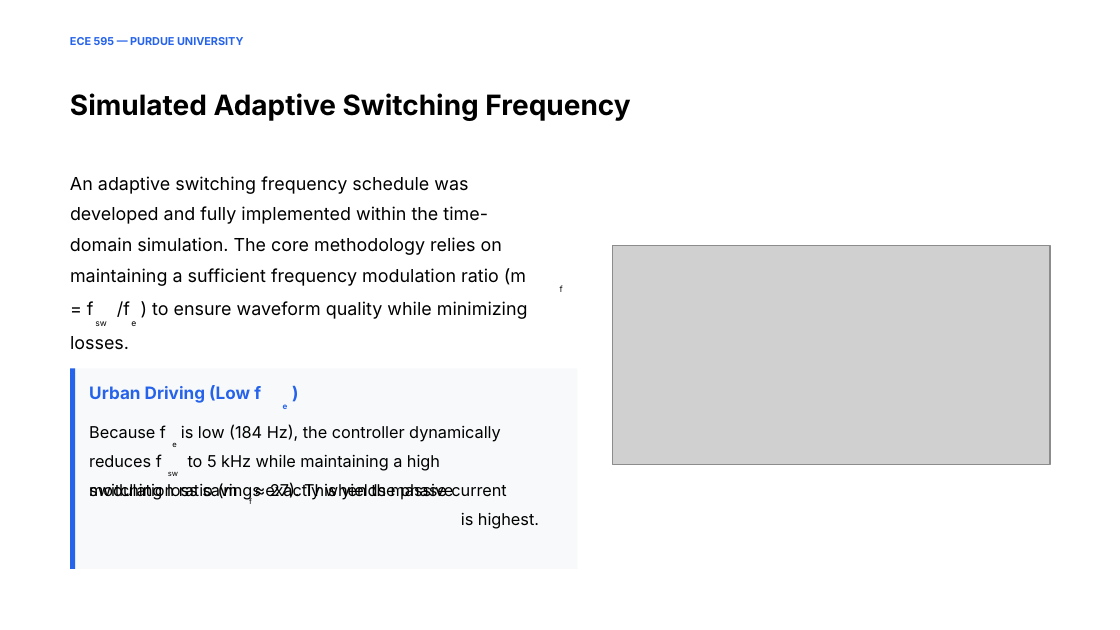
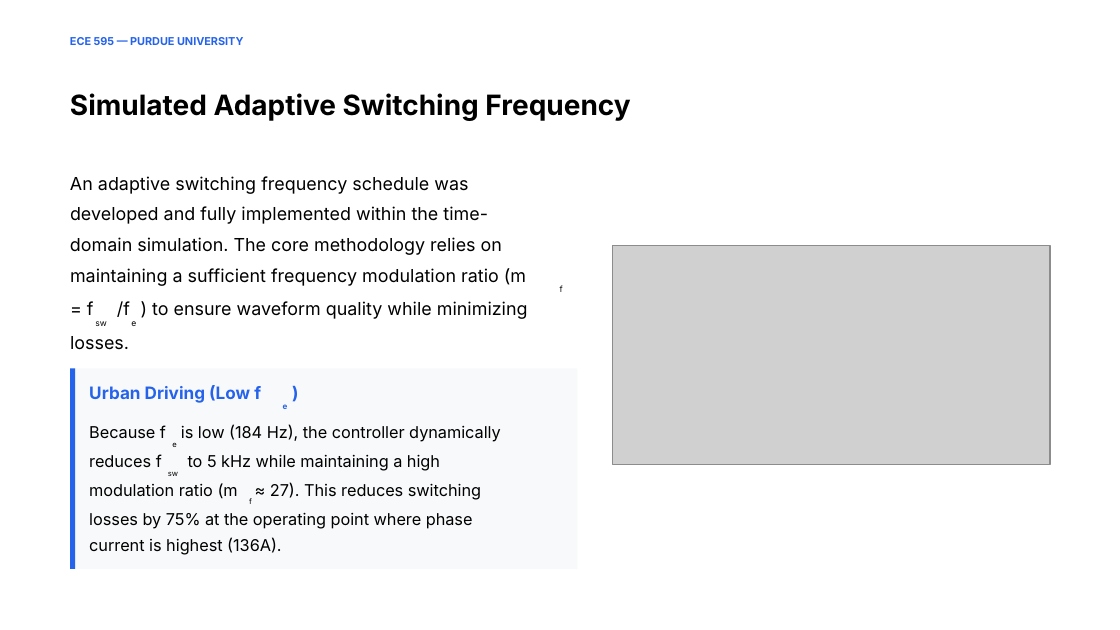
Before and after one commit to HayagreevSMeta/Inverter-Design, a slide deck: slide 10 of FC_Inverter_Presentation.pptx. Drawn at 1120x630 pixels with LibreOffice and Linux fonts; fonts in the diff are those of the drawing; grey boxes stand for pictures; background and template pictures are left out. Boxes give left, top, right and bottom in pixels: in the first picture for what was removed or moved away, otherwise in the second. Text is boxed around its words. In the diff, an @@ line names an element or a change of style, - is before the commit and + after.

```diff
--- a/FC_Inverter_Presentation.pptx
+++ b/FC_Inverter_Presentation.pptx
@@ text at (270,483,481,500): text changed @@
-≈ 27). This yields massive
+≈ 27). This reduces switching
@@ text at (89,538,281,555): text changed @@
-is highest.
+current is highest (136A).
@@ text at (89,512,473,529): text changed @@
-switching loss savings exactly when the phase current
+losses by 75% at the operating point where phase
```
Also in this commit, not shown: 4 other slides changed, 9 other files.
